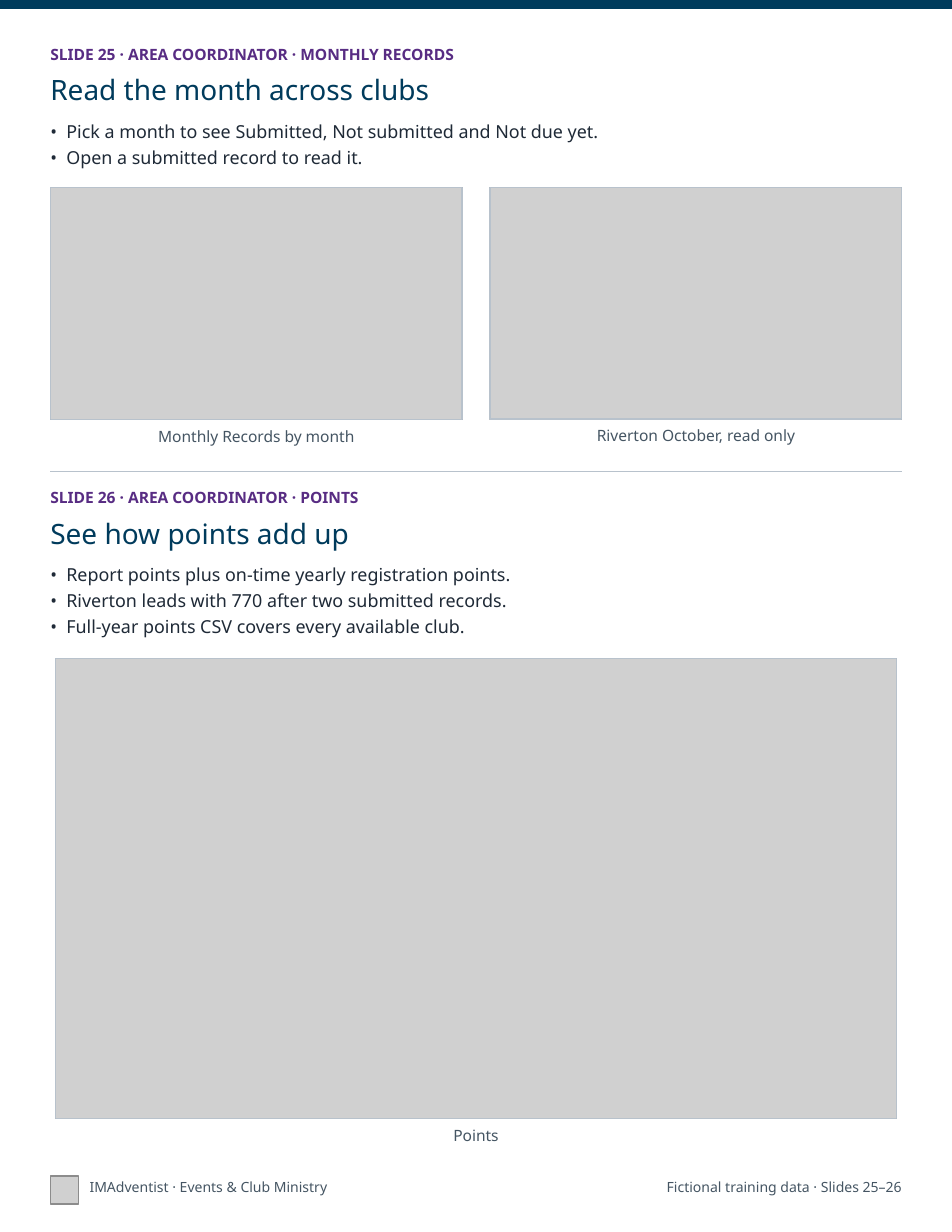
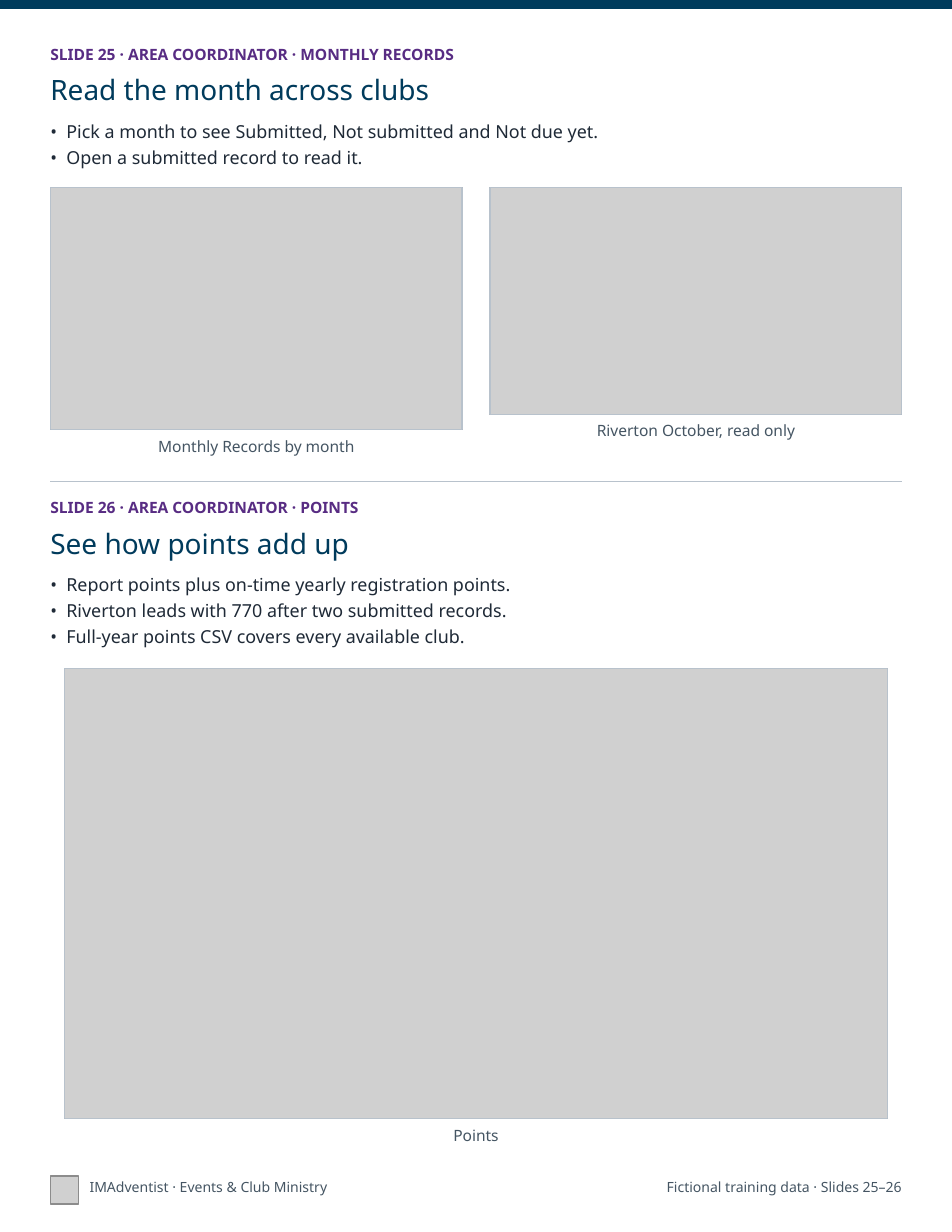
Before and after one commit to DurantTL/IMSDA-Events, a slide deck: slide 13 of docs/platform-documentation/2026-11-05/exports/IMAdventist-getting-started-print.pptx. Drawn at 952x1232 pixels with LibreOffice and Linux fonts; fonts in the diff are those of the drawing; grey boxes stand for pictures. Boxes give left, top, right and bottom in pixels: in the first picture for what was removed or moved away, otherwise in the second. Text is boxed around its words. In the diff, an @@ line names an element or a change of style, - is before the commit and + after.

```diff
--- a/docs/platform-documentation/2026-11-05/exports/IMAdventist-getting-started-print.pptx
+++ b/docs/platform-documentation/2026-11-05/exports/IMAdventist-getting-started-print.pptx
@@ picture: place and size @@
-picture at bbox=[50, 187, 461, 419]
+picture at bbox=[50, 187, 461, 429]
@@ rectangle: place and size @@
-rectangle at bbox=[50, 187, 461, 419]
+rectangle at bbox=[50, 187, 461, 429]
@@ picture: place and size @@
-picture at bbox=[491, 187, 902, 419]
+picture at bbox=[491, 187, 902, 413]
@@ rectangle: place and size @@
-rectangle at bbox=[491, 187, 902, 419]
+rectangle at bbox=[491, 187, 902, 413]
@@ text "Riverton October, read only": place and size @@
-text "Riverton October, read only" at bbox=[597, 429, 795, 445]
+text "Riverton October, read only" at bbox=[597, 424, 795, 440]
@@ 4 texts, 1 line: place and size @@
-4 texts, 1 line at bbox=[50, 430, 902, 638]
+4 texts, 1 line at bbox=[50, 440, 902, 648]
@@ picture: place and size @@
-picture at bbox=[55, 659, 896, 1119]
+picture at bbox=[64, 669, 887, 1119]
@@ rectangle: place and size @@
-rectangle at bbox=[55, 659, 896, 1119]
+rectangle at bbox=[64, 669, 887, 1119]
```
Also in this commit, not shown: 3 other slides changed, 59 other files.
